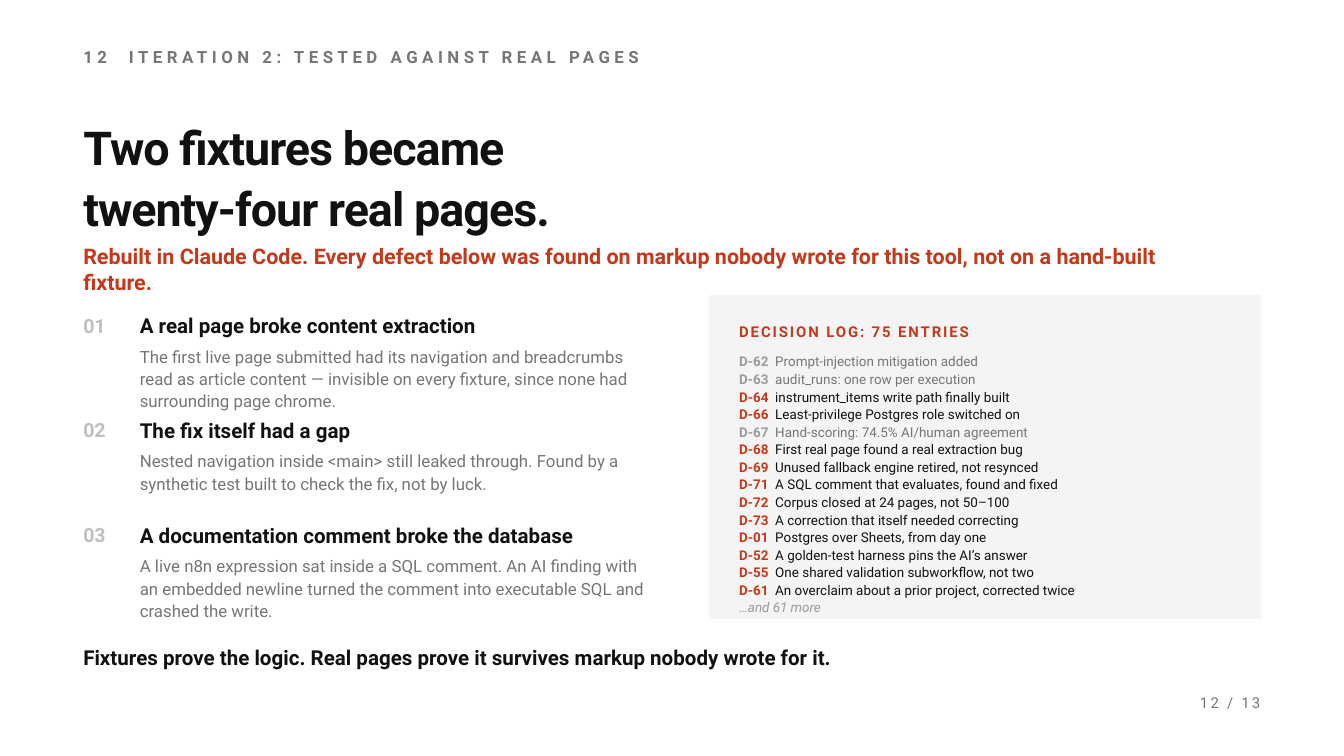
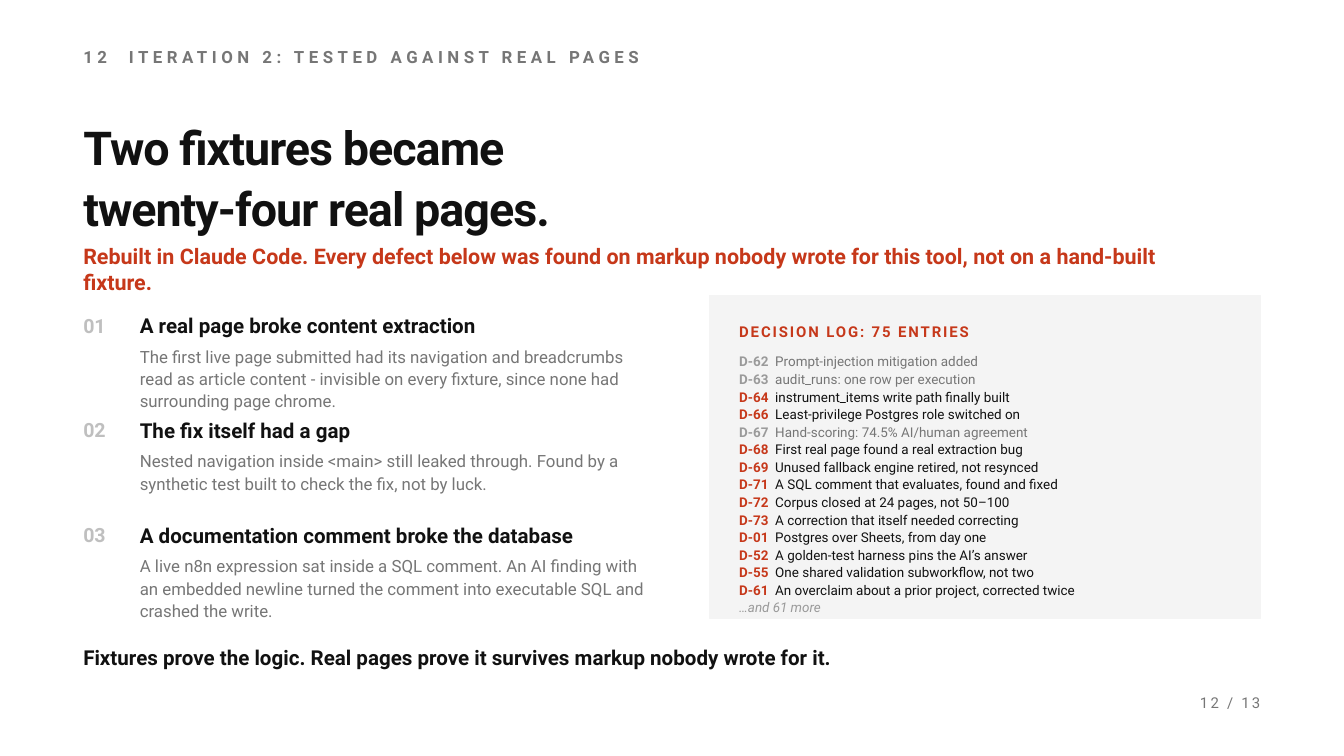
Before and after one commit to claudiabassier/a11yaudit-agent, a slide deck: slide 12 of A11yAudit_presentation.pptx. Drawn at 1344x756 pixels with LibreOffice and Linux fonts; fonts in the diff are those of the drawing. Boxes give left, top, right and bottom in pixels: in the first picture for what was removed or moved away, otherwise in the second. Text is boxed around its words. In the diff, an @@ line names an element or a change of style, - is before the commit and + after.

```diff
--- a/A11yAudit_presentation.pptx
+++ b/A11yAudit_presentation.pptx
@@ text at (x1=140, y1=350, x2=623, y2=411): text changed @@
-The first live page submitted had its navigation and breadcrumbs read as article content — invisible on every fixture, since none had surrounding page chrome.
+The first live page submitted had its navigation and breadcrumbs read as article content - invisible on every fixture, since none had surrounding page chrome.
```
Also in this commit, not shown: 1 other slide changed.
